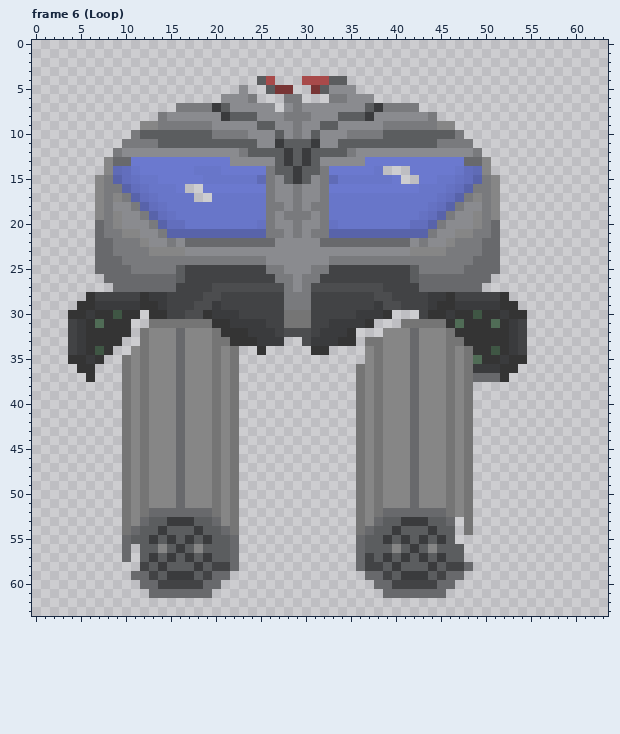
A pixel-art file gets an edit: Art/enemies/ChainGunShip/ChainGunShip.aseprite. Above, as it was before the edit.
64x64 pixels, 9 frames. Colours within 5 levels of each other are drawn and written as one. Shown: frame 6 (Loop). The commit also changed other frames, which this record leaves out.
After:
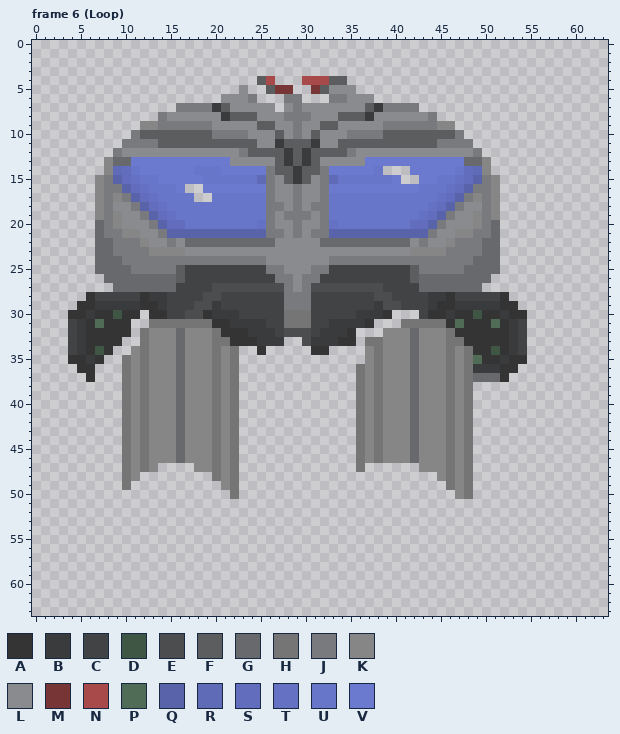
Palette (. is transparent): A #343434  B #3a3b3d  C #424345  D #3f5644  E #4c4d4f  F #5b5d5f  G #68696c  H #757575  J #797a7d  K #868686  L #8a8b8f  M #783535  N #a84a4a  P #506c56  Q #5863aa  R #5f6bb6  S #626ebd  T #6572c3  U #6876c9  V #6b79cf
Edits made:
Frame 6 (Loop):
y 47: x 14..17 KKGK -> ....; x 37..42 KHKKKG -> ......
y 48: x 12..19 HKKKGKKK -> ........; x 36..44 HKHKKKGKK -> .........
y 49: x 11..20 KHKKKGKKKH -> ..........; x 36..45 HKHKKKGKKK -> ..........
y 50: x 10..21 HKHKKKGKKKHK -> ............; x 36..46 HKHKKKGKKKH -> ...........
y 51: x 10..22 HKHKKKGKKKHKH -> .............; x 36..48 HKHKKKGKKKHKH -> .............
y 52: x 10..22 HKHGGGGGGGHKH -> .............; x 36..48 HKHGGGGGGGHKH -> .............
y 53: x 10..22 HKGFFBBBFFGKH -> .............; x 36..46 HKGFFBBBFFG -> ...........; x 48 H -> .
y 54: x 10..22 HGFFBFFFBFFGH -> .............; x 36..46 HGFFBFFFBFF -> ...........; x 48 H -> .
y 55: x 10..22 GFFBFBFBFBFFG -> .............; x 36..46 GFFBFBFBFBF -> ...........
y 56: x 10 G -> .; x 12..22 FFKFBFKFFFG -> ...........; x 36..47 GFFFKFBFKFFF -> ............
y 57: x 10 G -> .; x 12..22 FBFBFBFBFFG -> ...........; x 36..47 GCFBFBFBFBFF -> ............
y 58: x 12..22 CFBFFFBFCCG -> ...........; x 36..48 GCCFBFFFBFCCG -> .............
y 59: x 11..21 GGCFBBBFCGG -> ...........; x 37..47 GGCFBBBFCGG -> ...........
y 60: x 12..20 GGCCCCCGG -> .........; x 38..46 GGCCCCCGG -> .........
y 61: x 13..19 GGGGGGG -> .......; x 39..45 GGGGGGG -> .......
Boxes around the changes in both pictures, in picture pixels (x1, y1, x2, y2):
erased: (122, 463, 239, 598)
erased: (356, 463, 473, 598)
